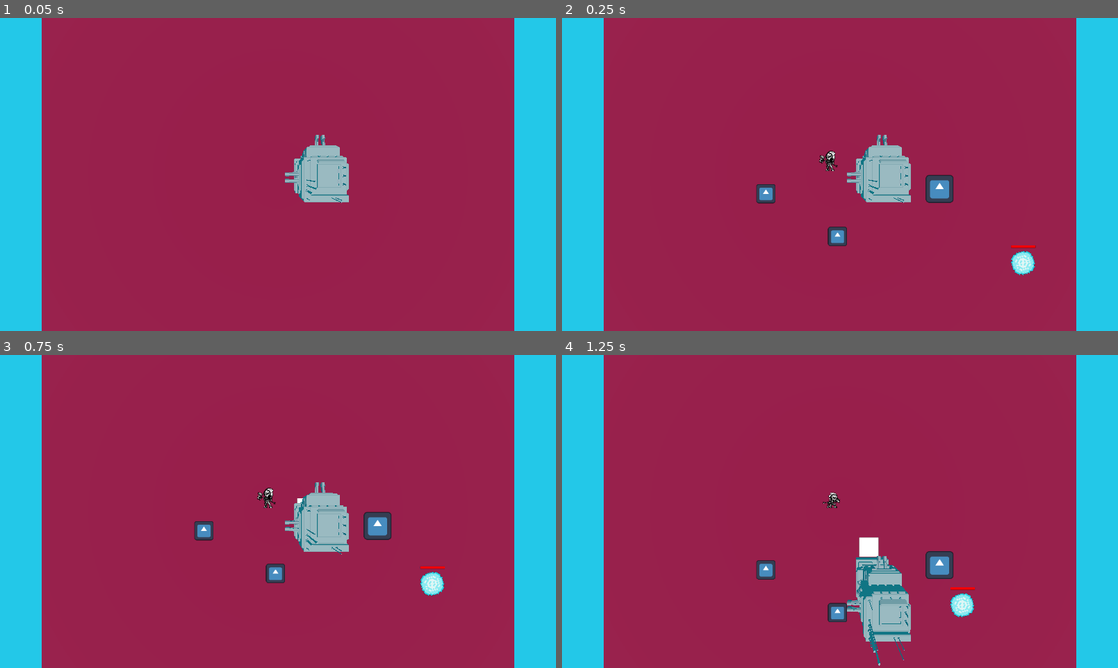
Above: before the commit, frames 1-4 (two rows, left to right).
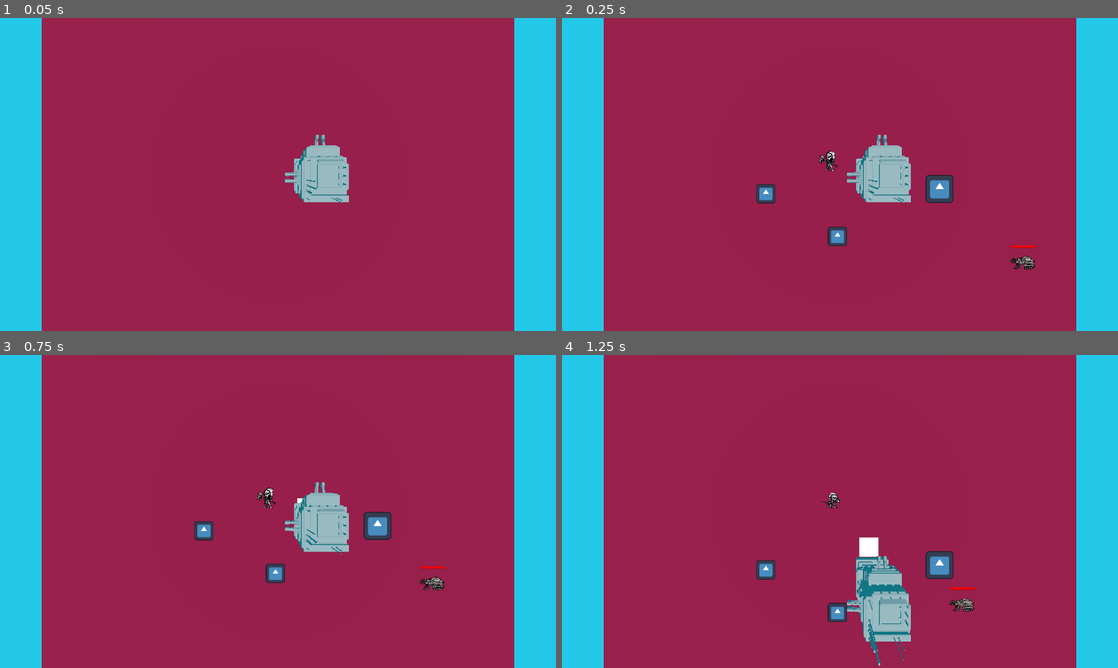
Above: after the commit, the same moments.

Repository: whitehatcat-JE/TowerDefenceGameJam
Game: Godot game, scene res://main/enviroment_3d.tscn
The game is run twice, just before and just after one commit, with the same random seed, the same clock (stepped at 60 frames per second) and the same inputs. The engine's default icon, where the game draws it, is replaced by a stand-in: a white triangle on a blue panel in a dark square.
Inputs:
- Up to frame 1 (0.05 s): no input
- Up to frame 2 (0.25 s): no input
- Up to frame 3 (0.75 s): hold Up (ui_up) from 0.53 s (still down); tap J (attack) at 0.6 s
- Up to frame 4 (1.25 s): keep holding Up (ui_up)

Frame 1 is identical in both runs. In frame 2, 0.3% of the frame differs, in the area x 80-86%, y 74-83%; in frame 3, 0.3%; in frame 4, 0.3%, in the area x 69-75%, y 76-84%.

Commit message:
Added explosions

Diff:
--- a/main/enviroment_3d.tscn
+++ b/main/enviroment_3d.tscn
@@ -48,6 +48,7 @@
 texture = SubResource("ViewportTexture_0fqri")
 
 [node name="levelViewport" type="SubViewport" parent="."]
+disable_3d = true
 transparent_bg = true
 size = Vector2i(1152, 648)
 
--- a/main/level.tscn
+++ b/main/level.tscn
@@ -132,7 +132,6 @@
 
 [node name="waveTimer" type="Timer" parent="."]
 unique_name_in_owner = true
-wait_time = 5.0
 one_shot = true
 autostart = true
 
--- a/main/objects/enemy.gd
+++ b/main/objects/enemy.gd
@@ -2,7 +2,7 @@
 
 @export var healthMax:float = 2.0
 var currentHealth = healthMax
-
+var dead:bool = false
 var speed:float = 50.0
 var explodeRange:float = 10.0
 var target:Vector2
@@ -17,13 +17,23 @@
 @export var effectDied: PackedScene = null
 
 func die():
-	queue_free()
+	dead = true
+	$healthbarPivot/explosionSprite.play("explosion")
+	$healthbarPivot/enemySpriteLeft.visible = false
+	$healthbarPivot/enemySpriteRight.visible = false
+	$healthbarPivot/underHealth.visible = false
+	$hitbox.set_deferred("disabled", true)
 
 func _physics_process(delta):
+	if dead: return;
 	look_at(target)
 	rotation_degrees += 90
 	$healthbarPivot.global_rotation = 0
 	velocity = (director.global_position - position) * speed
+	$healthbarPivot/enemySpriteLeft.visible = false
+	$healthbarPivot/enemySpriteRight.visible = false
+	if velocity.x > 0: $healthbarPivot/enemySpriteRight.visible = true
+	else: $healthbarPivot/enemySpriteLeft.visible = true
 	move_and_slide()
 
 func damage(amt:float):
@@ -45,3 +55,6 @@
 	var indicator = spawnEffect(indicatorDamage)
 	if indicator:
 		indicator.label.text = str(damage)
+
+func _on_explosion_sprite_animation_finished():
+	queue_free()
--- a/main/objects/enemy.tscn
+++ b/main/objects/enemy.tscn
@@ -1,7 +1,8 @@
-[gd_scene load_steps=6 format=3 uid="uid://by0oifw6gjcd8"]
+[gd_scene load_steps=16 format=3 uid="uid://by0oifw6gjcd8"]
 
 [ext_resource type="Script" path="res://main/objects/enemy.gd" id="1_jygmu"]
-[ext_resource type="Texture2D" uid="uid://daq6h1ut81k32" path="res://main/projectileGenericTemp.png" id="2_bbypb"]
+[ext_resource type="Texture2D" uid="uid://bdusudrul6l1p" path="res://main/bugEnemy.png" id="2_uvyxx"]
+[ext_resource type="Texture2D" uid="uid://b76v012i4uid0" path="res://main/explosion.png" id="3_7lrp0"]
 
 [sub_resource type="CircleShape2D" id="CircleShape2D_amei8"]
 radius = 25.0799
@@ -13,7 +14,7 @@
 tracks/0/type = "value"
 tracks/0/imported = false
 tracks/0/enabled = true
-tracks/0/path = NodePath("enemySprite:position")
+tracks/0/path = NodePath("healthbarPivot/enemySpriteLeft:position")
 tracks/0/interp = 1
 tracks/0/loop_wrap = true
 tracks/0/keys = {
@@ -28,18 +29,84 @@
 "knockback": SubResource("Animation_mlyko")
 }
 
+[sub_resource type="AtlasTexture" id="AtlasTexture_fkk3v"]
+atlas = ExtResource("3_7lrp0")
+region = Rect2(0, 0, 512, 256)
+
+[sub_resource type="AtlasTexture" id="AtlasTexture_62dj7"]
+atlas = ExtResource("3_7lrp0")
+region = Rect2(512, 0, 512, 256)
+
+[sub_resource type="AtlasTexture" id="AtlasTexture_bkv7x"]
+atlas = ExtResource("3_7lrp0")
+region = Rect2(0, 256, 512, 256)
+
+[sub_resource type="AtlasTexture" id="AtlasTexture_gdddk"]
+atlas = ExtResource("3_7lrp0")
+region = Rect2(512, 256, 512, 256)
+
+[sub_resource type="AtlasTexture" id="AtlasTexture_8ew41"]
+atlas = ExtResource("3_7lrp0")
+region = Rect2(0, 512, 512, 256)
+
+[sub_resource type="AtlasTexture" id="AtlasTexture_cxeho"]
+atlas = ExtResource("3_7lrp0")
+region = Rect2(512, 512, 512, 256)
+
+[sub_resource type="AtlasTexture" id="AtlasTexture_iflw8"]
+atlas = ExtResource("3_7lrp0")
+region = Rect2(0, 768, 512, 256)
+
+[sub_resource type="AtlasTexture" id="AtlasTexture_j3r02"]
+atlas = ExtResource("3_7lrp0")
+region = Rect2(512, 768, 512, 256)
+
+[sub_resource type="SpriteFrames" id="SpriteFrames_tcokr"]
+animations = [{
+"frames": [{
+"duration": 1.0,
+"texture": SubResource("AtlasTexture_fkk3v")
+}, {
+"duration": 1.0,
+"texture": SubResource("AtlasTexture_62dj7")
+}, {
+"duration": 1.0,
+"texture": SubResource("AtlasTexture_bkv7x")
+}, {
+"duration": 1.0,
+"texture": SubResource("AtlasTexture_gdddk")
+}, {
+"duration": 1.0,
+"texture": SubResource("AtlasTexture_8ew41")
+}, {
+"duration": 1.0,
+"texture": SubResource("AtlasTexture_cxeho")
+}, {
+"duration": 1.0,
+"texture": SubResource("AtlasTexture_iflw8")
+}, {
+"duration": 1.0,
+"texture": SubResource("AtlasTexture_j3r02")
+}],
+"loop": false,
+"name": &"explosion",
+"speed": 10.0
+}, {
+"frames": [{
+"duration": 1.0,
+"texture": null
+}],
+"loop": false,
+"name": &"idle",
+"speed": 5.0
+}]
+
 [node name="enemy" type="CharacterBody2D"]
 collision_layer = 2
 script = ExtResource("1_jygmu")
 
 [node name="hitbox" type="CollisionShape2D" parent="."]
 shape = SubResource("CircleShape2D_amei8")
-
-[node name="enemySprite" type="Sprite2D" parent="."]
-texture_filter = 1
-position = Vector2(-1.07288e-06, -8.34465e-07)
-scale = Vector2(3.125, 3.125)
-texture = ExtResource("2_bbypb")
 
 [node name="enemyPivot" type="Node2D" parent="."]
 
@@ -52,6 +119,12 @@
 }
 
 [node name="healthbarPivot" type="Node2D" parent="."]
+
+[node name="explosionSprite" type="AnimatedSprite2D" parent="healthbarPivot"]
+position = Vector2(0, -10)
+scale = Vector2(0.2, 0.2)
+sprite_frames = SubResource("SpriteFrames_tcokr")
+animation = &"idle"
 
 [node name="underHealth" type="ColorRect" parent="healthbarPivot"]
 offset_left = -24.0
@@ -66,3 +139,20 @@
 offset_right = 26.0
 offset_bottom = -31.0
 color = Color(1, 0, 0, 1)
+
+[node name="enemySpriteLeft" type="Sprite2D" parent="healthbarPivot"]
+visible = false
+texture_filter = 1
+position = Vector2(2, 2)
+rotation = 0.523598
+scale = Vector2(0.15, 0.15)
+texture = ExtResource("2_uvyxx")
+
+[node name="enemySpriteRight" type="Sprite2D" parent="healthbarPivot"]
+texture_filter = 1
+position = Vector2(-2, 0)
+rotation = 2.61799
+scale = Vector2(0.15, -0.15)
+texture = ExtResource("2_uvyxx")
+
+[connection signal="animation_finished" from="healthbarPivot/explosionSprite" to="." method="_on_explosion_sprite_animation_finished"]
--- a/player/Player.gd
+++ b/player/Player.gd
@@ -6,12 +6,6 @@
 var friction = 1700
 
 var attacking:bool = false
-
-#onready var ap = $AnimationPlayer
-#onready var at = $AnimationTree
-#onready var ans = at.get("parameters/playback")
-#onready var sh = $hitbox/Hitbox
-
 
 #runs every frame to load which ever state has been most recently called
 func _process(delta):
@@ -25,8 +19,11 @@
 	if ip != Vector2.ZERO:
 		velocity = velocity.move_toward(ip * maxSpeed, acceleration * delta)
 	else:
-		#ans.travel("Idle")
 		velocity = velocity.move_toward(Vector2.ZERO, friction * delta)
+	if velocity.x > 0:
+		$playerSprite.scale.x = -0.5
+	else:
+		$playerSprite.scale.x = 0.5
 	move()
 
 	if Input.is_action_just_pressed("attack") and !attacking:
Binary file added: main/bugEnemy.png
Not shown, added: main/bugEnemy.png.import
Binary file added: main/explosion.png
Not shown, added: main/explosion.png.import
